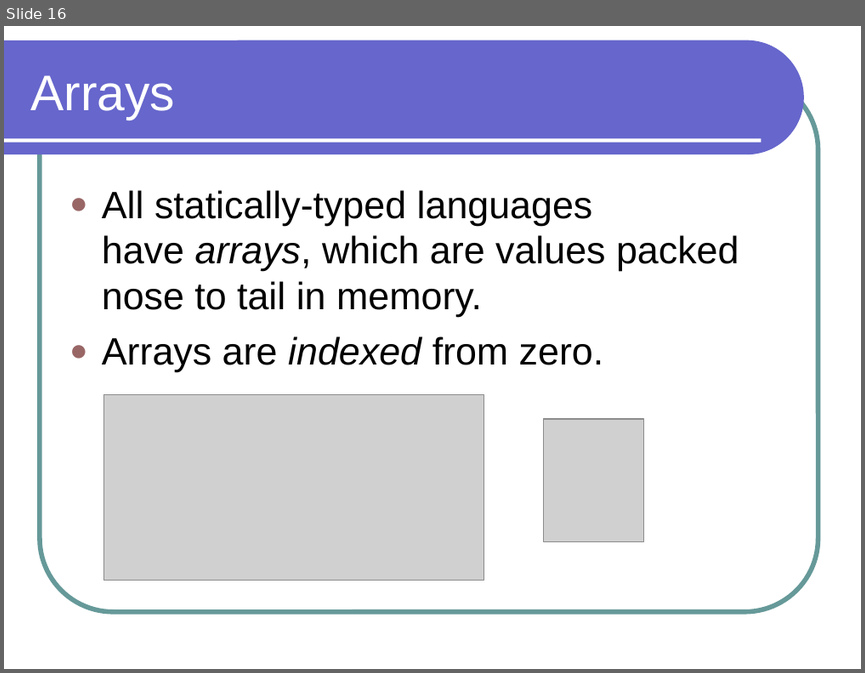
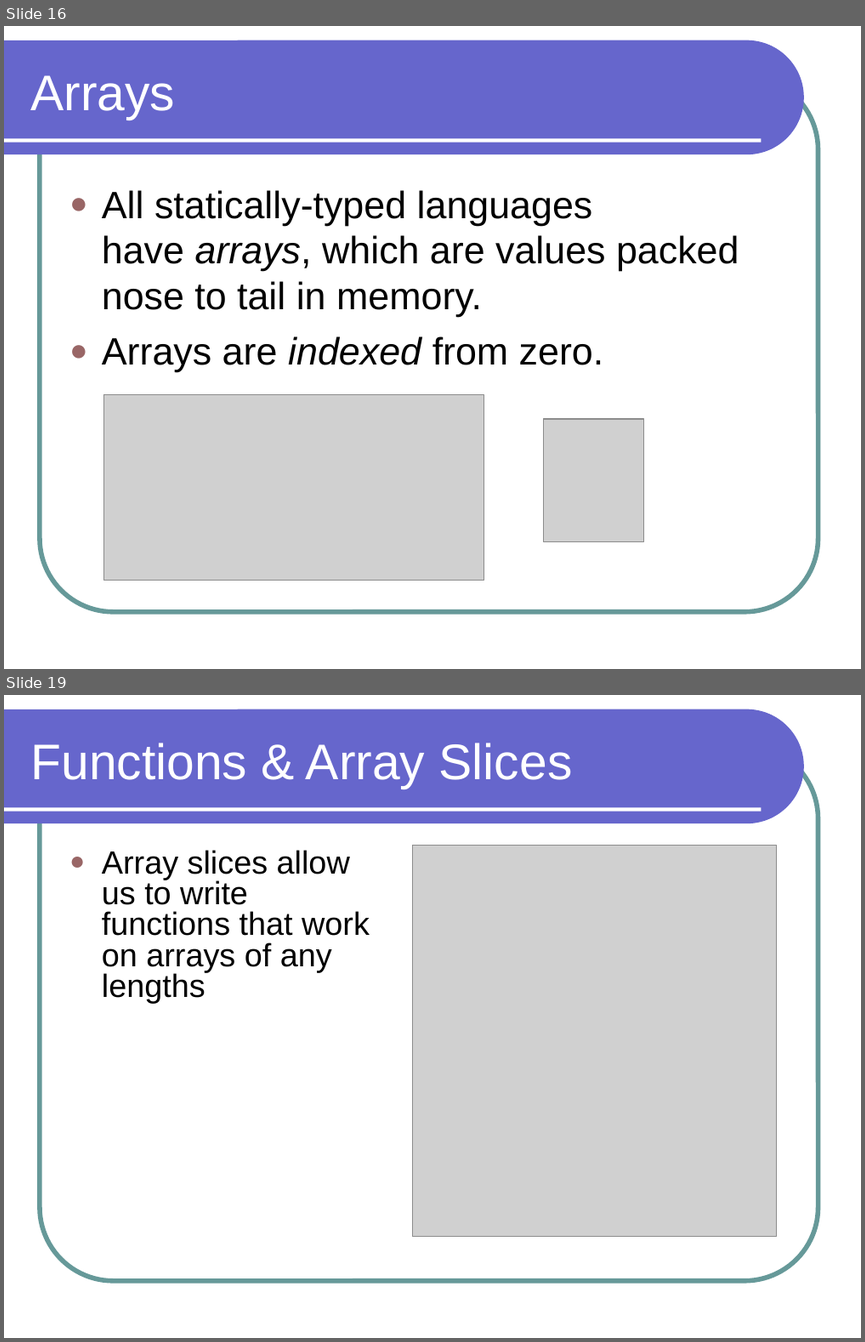
Before and after one commit to lutzhamel/CSC301, a slide deck: notes/csc301-ln002.ppt. Shown one above the other, each under a label of ours: slide 16 before the commit, slides 16 and 19 after it; the slides between them are not shown. The pictures are 865x673 and 865x1342 pixels, drawn with LibreOffice and Linux fonts; fonts in the diff are those of the drawing; grey boxes stand for pictures. Boxes give left, top, right and bottom in pixels: in the first picture for what was removed or moved away, otherwise in the second. Text is boxed around its words. In the diff, an @@ line names an element or a change of style, - is before the commit and + after.

```diff
--- a/notes/csc301-ln002.ppt
+++ b/notes/csc301-ln002.ppt
@@ slide 19 added at (4, 695, 861, 1338), background #FFFFFF; not listed: 3 template elements that a slide beside it also shows @@
@@ title added at (31, 743, 573, 789), 42 pt, text #FFFFFF @@
+Functions & Array Slices
@@ picture added at (412, 845, 776, 1236) @@
@@ text added at (102, 850, 370, 1003), 27 pt, text #000000 @@
+● Array slices allow us to write functions that work on arrays of any lengths
```
Also in this commit, not shown: 5 other slides added, 2 other files.
